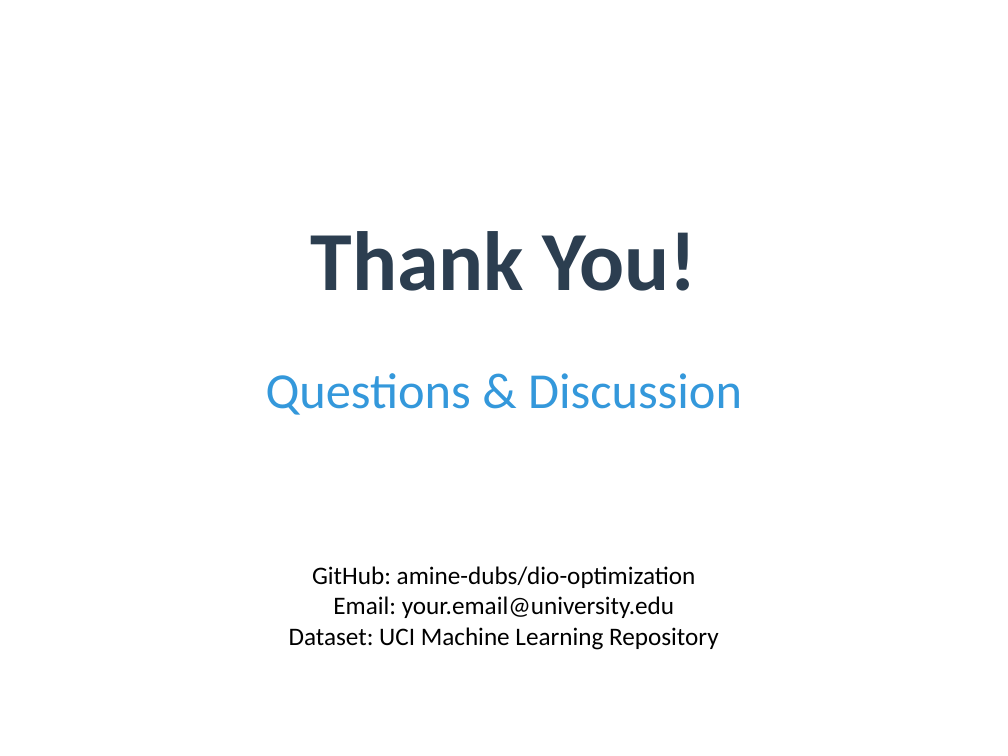
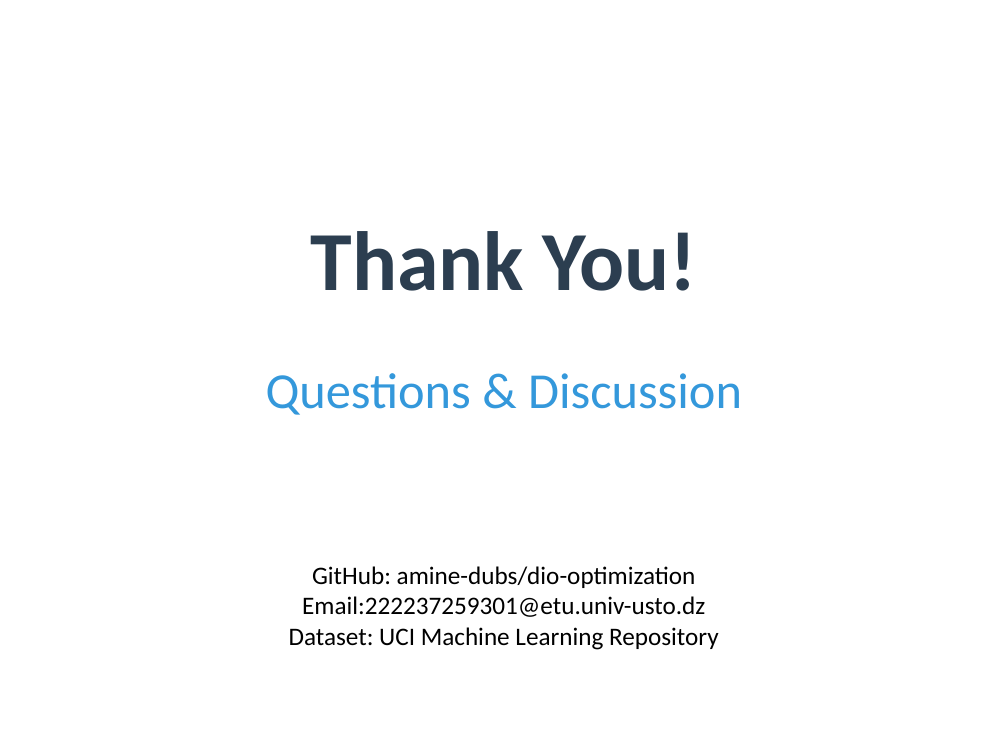
Before and after one commit to amine-dubs/dio-optimization, a slide deck: slide 22 of Presentation/DIO_Research_Presentation.pptx. Drawn at 1008x756 pixels with LibreOffice and Linux fonts; fonts in the diff are those of the drawing. Boxes give left, top, right and bottom in pixels: in the first picture for what was removed or moved away, otherwise in the second. Text is boxed around its words. In the diff, an @@ line names an element or a change of style, - is before the commit and + after.

```diff
--- a/Presentation/DIO_Research_Presentation.pptx
+++ b/Presentation/DIO_Research_Presentation.pptx
@@ text at [302,596,705,617]: text changed @@
-Email: your.email@university.edu
+Email:222237259301@etu.univ-usto.dz
```
Also in this commit, not shown: 5 other slides changed, 1 other file.
